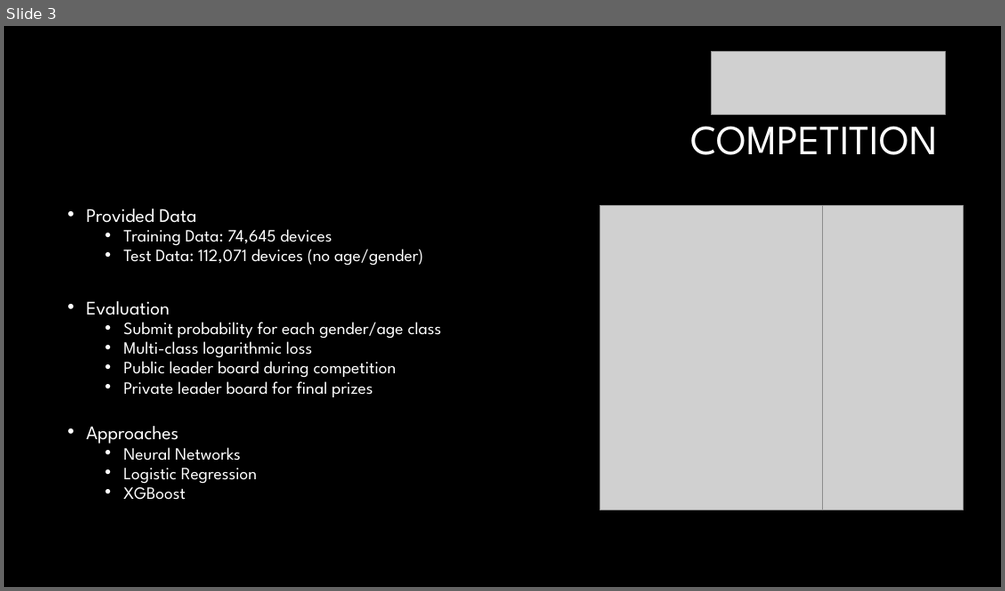
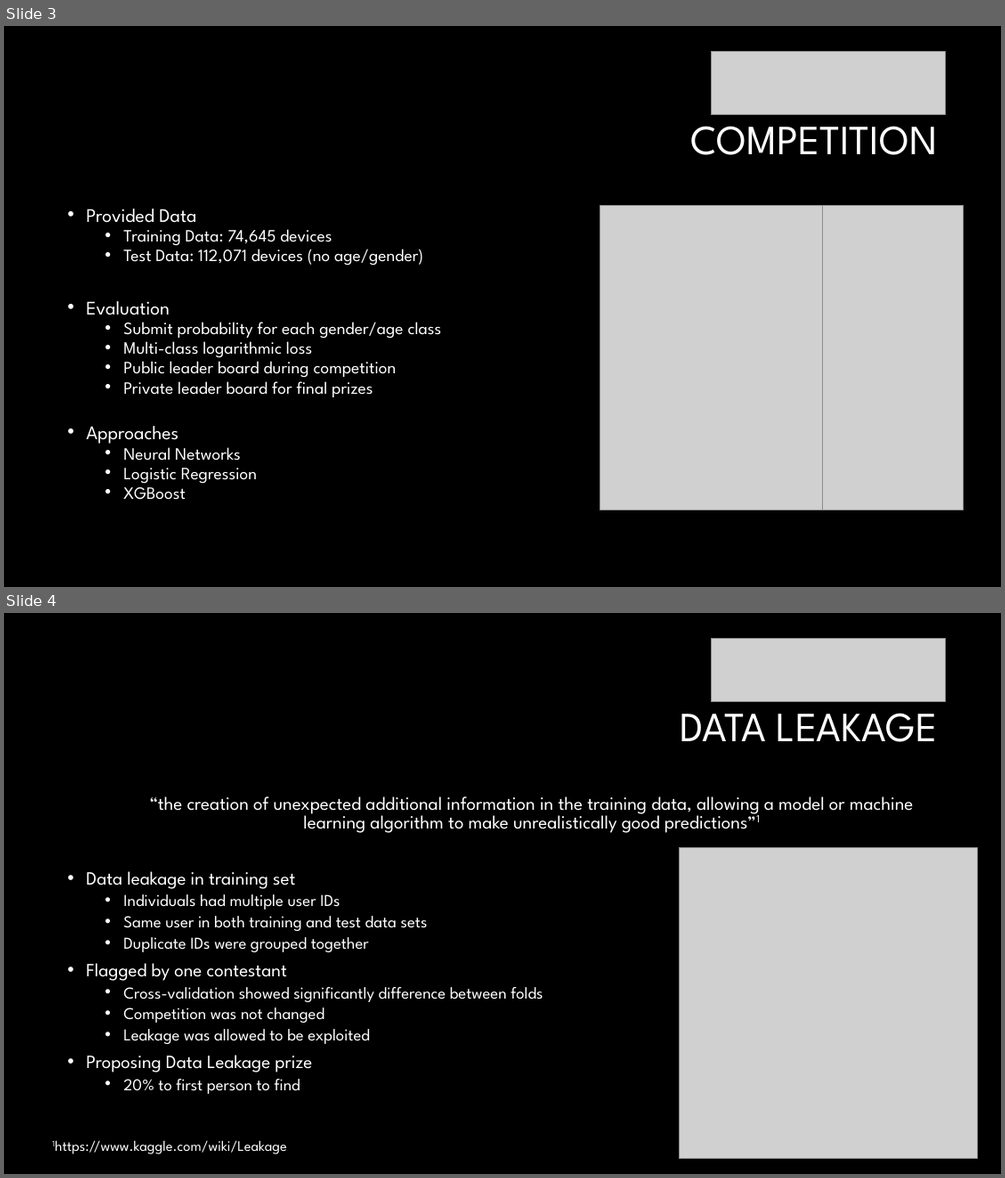
Before and after one commit to Invigor/DAT8SYD, a slide deck: homework/DAT8SYD Homework 3.pptx. Shown one above the other, each under a label of ours: slide 3 before the commit, slides 3 and 4 after it. The pictures are 1005x591 and 1005x1178 pixels, drawn with LibreOffice and Linux fonts; fonts in the diff are those of the drawing; grey boxes stand for pictures; background and template pictures are left out. Boxes give left, top, right and bottom in pixels: in the first picture for what was removed or moved away, otherwise in the second. Text is boxed around its words. In the diff, an @@ line names an element or a change of style, - is before the commit and + after.

```diff
--- a/homework/DAT8SYD Homework 3.pptx
+++ b/homework/DAT8SYD Homework 3.pptx
@@ slide 4 added at [4,613,1001,1174], background #000000 @@
@@ picture added at [712,638,945,701] @@
@@ title added at [680,699,938,742], 40 pt, text #FFFFFF @@
+DATA LEAKAGE
@@ text added at [86,796,914,1094], 16 pt, text #FFFFFF @@
+“the creation of unexpected additional information in the training data, allowing a model or machine learning algorithm to make unrealistically good predictions”1
+• Data leakage in training set
+  • Individuals had multiple user IDs
+  • Same user in both training and test data sets
+  • Duplicate IDs were grouped together
+• Flagged by one contestant
+  • Cross-validation showed significantly difference between folds
+  • Competition was not changed
+  • Leakage was allowed to be exploited
+• Proposing Data Leakage prize
+  • 20% to first person to find
@@ picture added at [680,847,978,1159] @@
@@ text added at [55,1140,287,1154], 14 pt, text #FFFFFF @@
+1https://www.kaggle.com/wiki/Leakage
```
Also in this commit, not shown: 1 slide changed, 1 slide removed.
